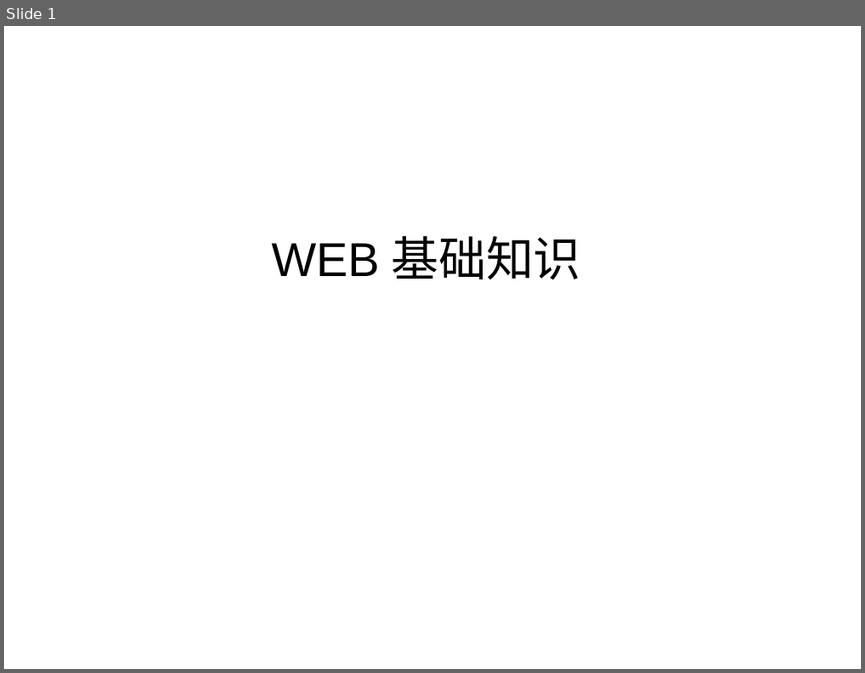
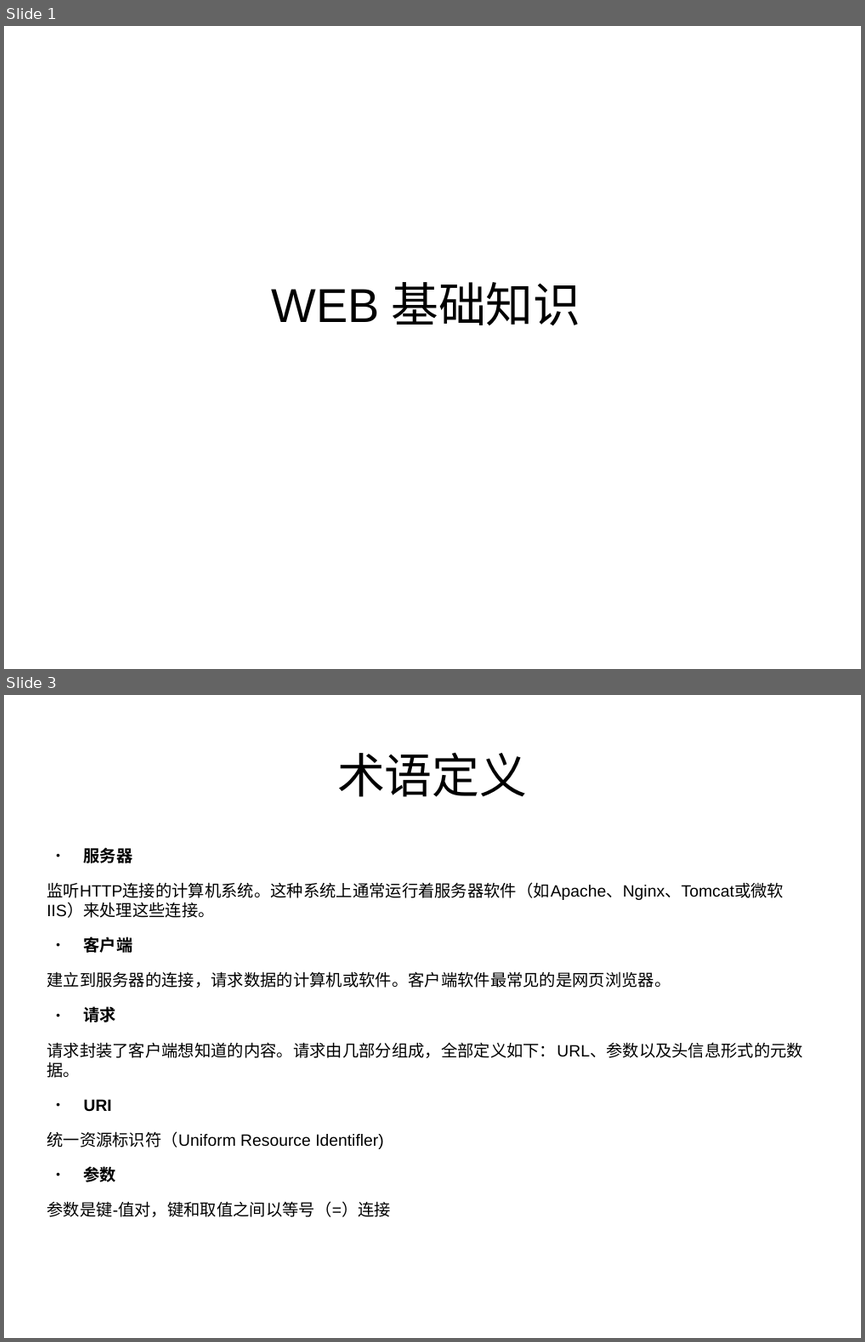
Before and after one commit to morro-wind/share, a slide deck: WEBterms/WEB-Terms.odp. Shown one above the other, each under a label of ours: slide 1 before the commit, slides 1 and 3 after it; the slides between them are not shown. The pictures are 865x673 and 865x1342 pixels, drawn with LibreOffice and Linux fonts; fonts in the diff are those of the drawing. Boxes give left, top, right and bottom in pixels: in the first picture for what was removed or moved away, otherwise in the second. Text is boxed around its words. In the diff, an @@ line names an element or a change of style, - is before the commit and + after.

```diff
--- a/WEBterms/WEB-Terms.odp
+++ b/WEBterms/WEB-Terms.odp
@@ slide 3 added at [4, 695, 861, 1338], background #FFFFFF @@
@@ title added at [337, 752, 527, 797], 44 pt, text #000000 @@
+术语定义
@@ text added at [46, 847, 803, 1217], 15.2 pt, text #000000 @@
+● 服务器
+监听HTTP连接的计算机系统。这种系统上通常运行着服务器软件（如Apache、Nginx、Tomcat或微软IIS）来处理这些连接。
+● 客户端
+建立到服务器的连接，请求数据的计算机或软件。客户端软件最常见的是网页浏览器。
+● 请求
+请求封装了客户端想知道的内容。请求由几部分组成，全部定义如下：URL、参数以及头信息形式的元数据。
+● URI
+统一资源标识符（Uniform Resource Identifler)
+● 参数
+参数是键-值对，键和取值之间以等号（=）连接
@@ slide 1 changed as well @@
@@ title "WEB基础知识": place and size @@
-title "WEB基础知识" at [41, 204, 812, 311]
+title "WEB基础知识" at [41, 250, 812, 357]
```
Also in this commit, not shown: 2 other slides changed, 5 other slides added.
